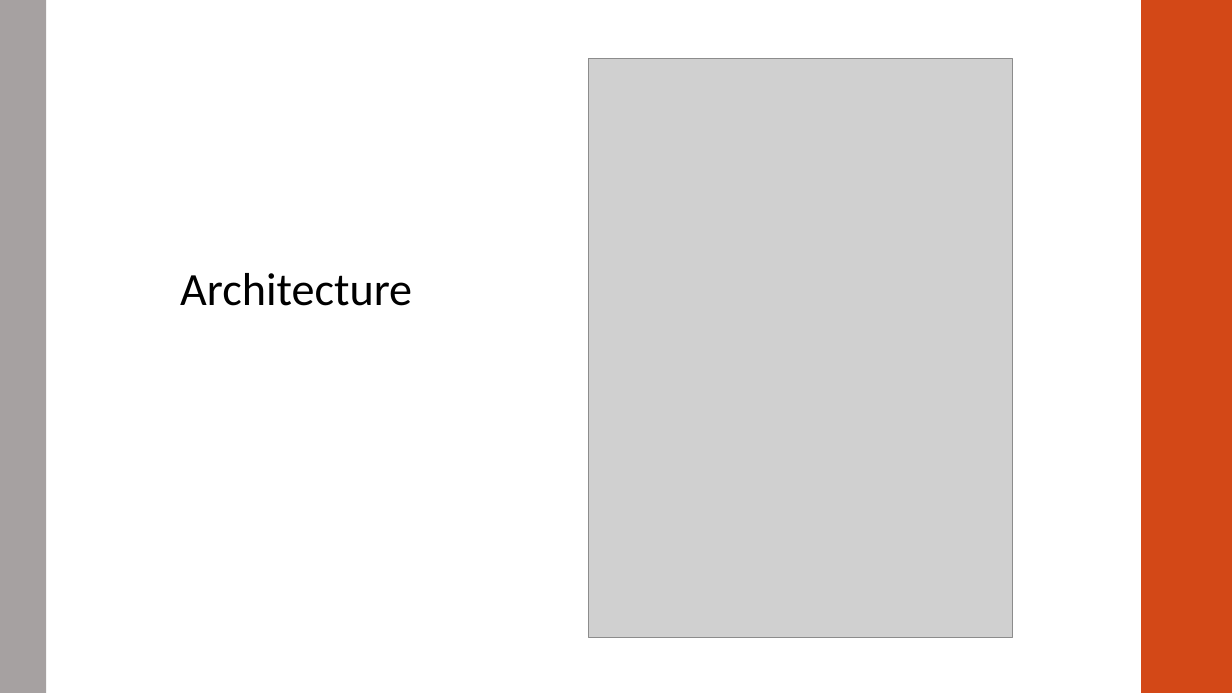
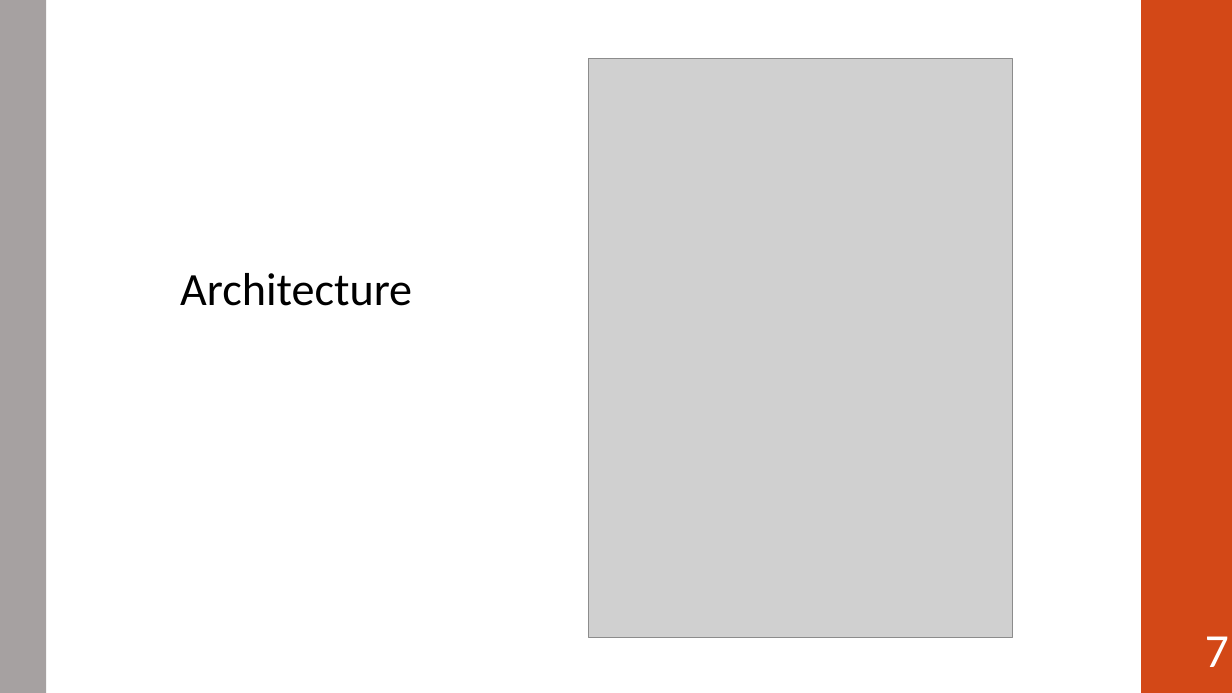
Before and after one commit to zipang29/gopiwan, a slide deck: slide 7 of Documents/diaporama_soutenance.pptx. Drawn at 1232x693 pixels with LibreOffice and Linux fonts; fonts in the diff are those of the drawing; grey boxes stand for pictures. Boxes give left, top, right and bottom in pixels: in the first picture for what was removed or moved away, otherwise in the second. Text is boxed around its words. In the diff, an @@ line names an element or a change of style, - is before the commit and + after.

```diff
--- a/Documents/diaporama_soutenance.pptx
+++ b/Documents/diaporama_soutenance.pptx
@@ page number added at bbox=[1205, 636, 1229, 667], 37 pt, text #FFFFFF @@
+7
```
Also in this commit, not shown: 7 other slides changed.
